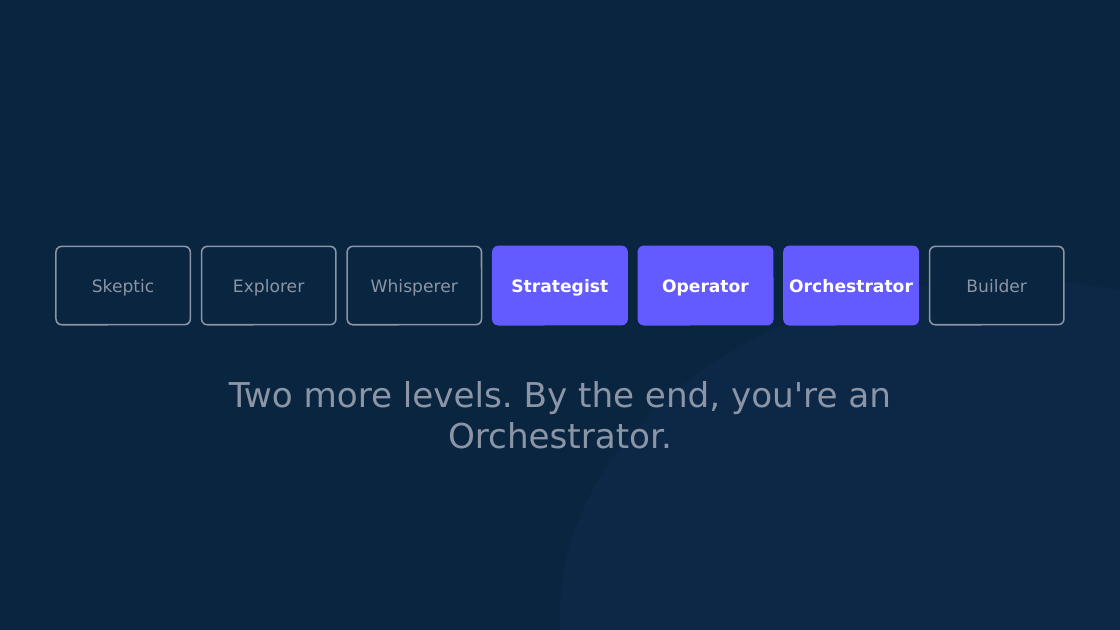
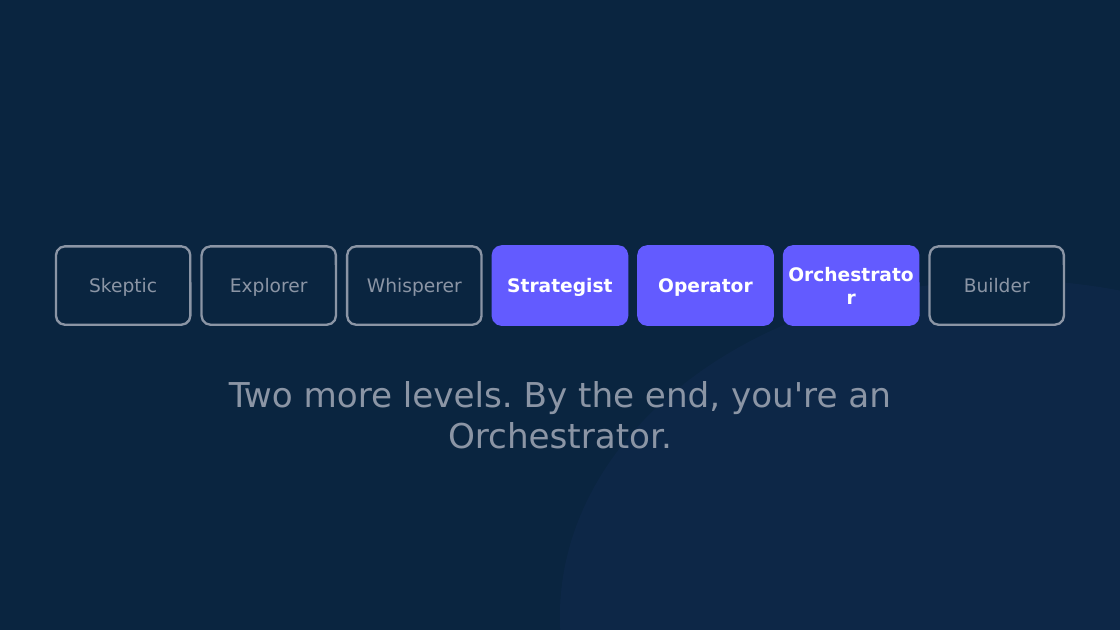
Before and after one commit to michaelengland/ai-best-practices, a slide deck: slide 2 of decks/workshop-2-orchestrator/workshop-2-orchestrator.pptx. Drawn at 1120x630 pixels with LibreOffice and Linux fonts; fonts in the diff are those of the drawing. Boxes give left, top, right and bottom in pixels: in the first picture for what was removed or moved away, otherwise in the second. Text is boxed around its words. In the diff, an @@ line names an element or a change of style, - is before the commit and + after.

```diff
--- a/decks/workshop-2-orchestrator/workshop-2-orchestrator.pptx
+++ b/decks/workshop-2-orchestrator/workshop-2-orchestrator.pptx
@@ outline #635BFF 1 pt to #635BFF 1.5 pt; proportions changed in 3 elements at <box>493,246,627,325</box>, <box>638,246,773,325</box>, <box>784,246,918,325</box> @@
@@ size 11 to 12 pt in 7 elements at <box>89,278,157,296</box>, <box>230,278,308,296</box>, <box>367,278,462,296</box>, <box>507,278,612,296</box>, <box>658,278,752,296</box>, <box>784,246,918,325</box>, <box>964,278,1030,292</box> @@
@@ outline #8B95A5 1 pt to #8B95A5 1.5 pt; proportions changed in 4 elements at <box>56,246,190,325</box>, <box>202,246,336,325</box>, <box>347,246,482,325</box>, <box>930,246,1064,325</box> @@
```
Also in this commit, not shown: 8 other slides changed, 4 other files.
